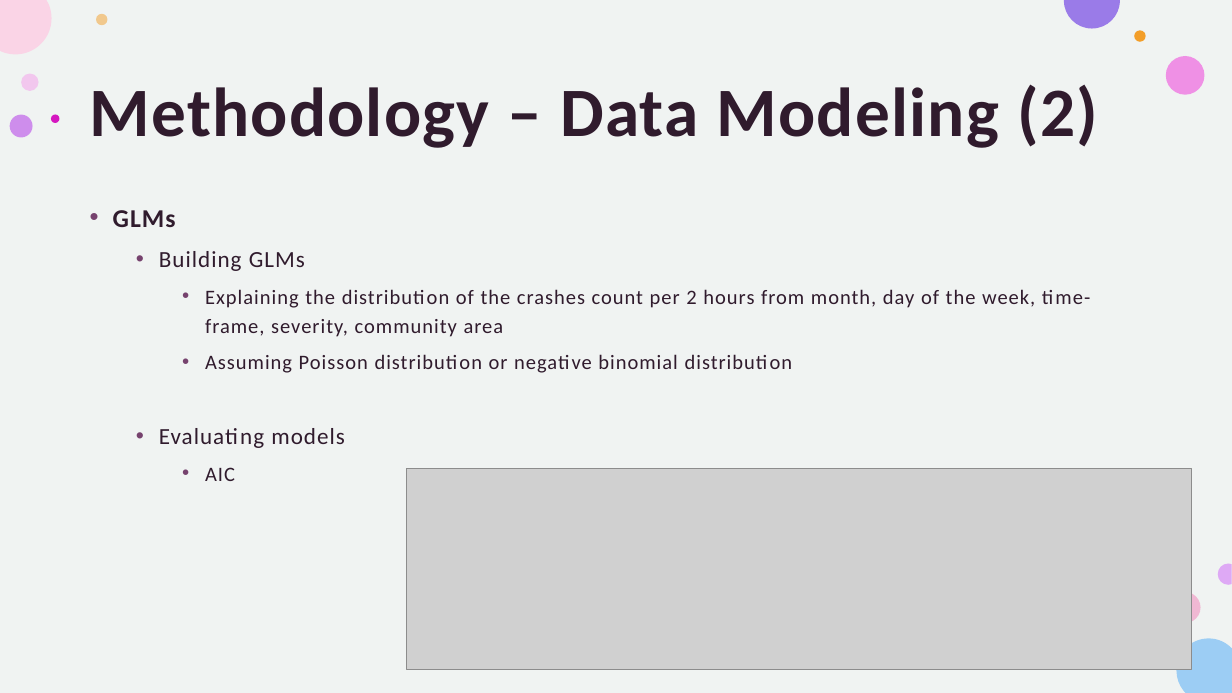
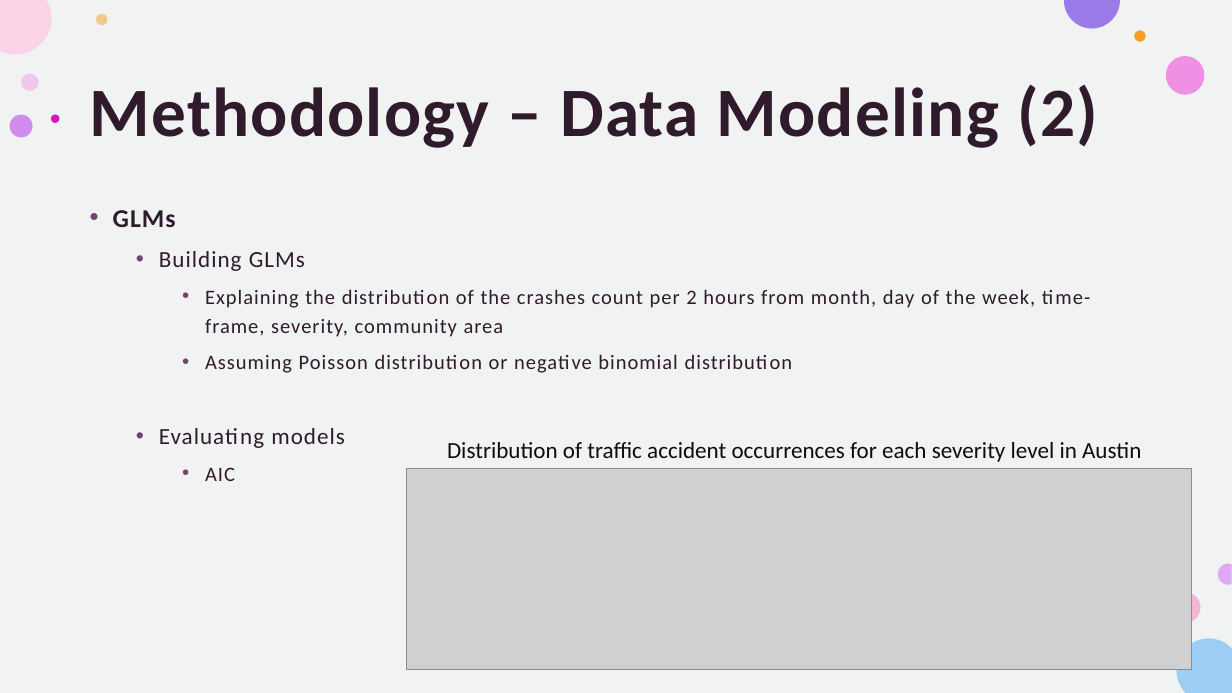
Before and after one commit to kosawa26/Capstone, a slide deck: slide 9 of Midterm_Presentation.pptx. Drawn at 1232x693 pixels with LibreOffice and Linux fonts; fonts in the diff are those of the drawing; grey boxes stand for pictures. Boxes give left, top, right and bottom in pixels: in the first picture for what was removed or moved away, otherwise in the second. Text is boxed around its words. In the diff, an @@ line names an element or a change of style, - is before the commit and + after.

Commit message:
Updated slide

```diff
--- a/Midterm_Presentation.pptx
+++ b/Midterm_Presentation.pptx
@@ text added at [447, 442, 1141, 462], 18 pt, text #0D0D0D @@
+Distribution of traffic accident occurrences for each severity level in Austin
```
Also in this commit, not shown: 1 other slide changed.
